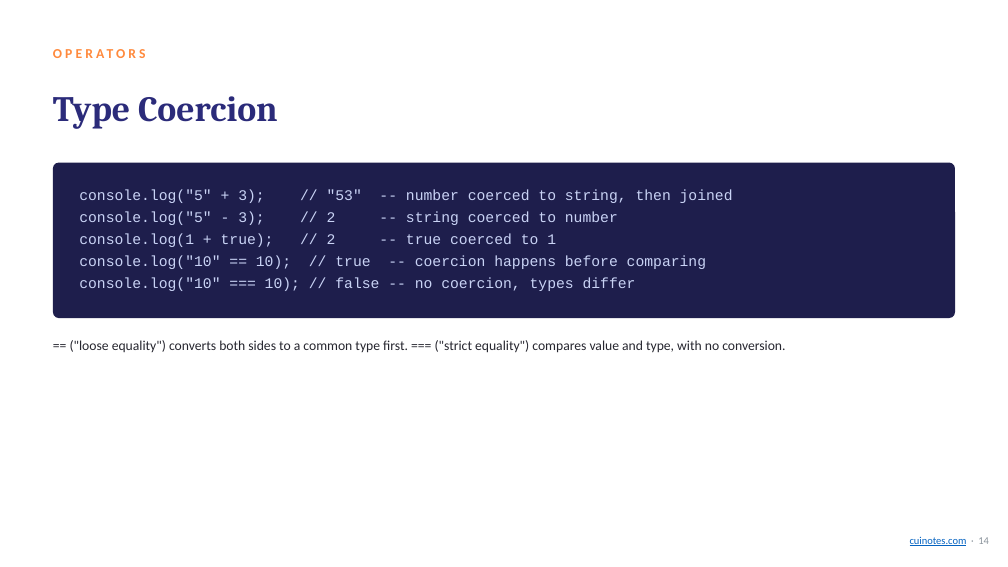
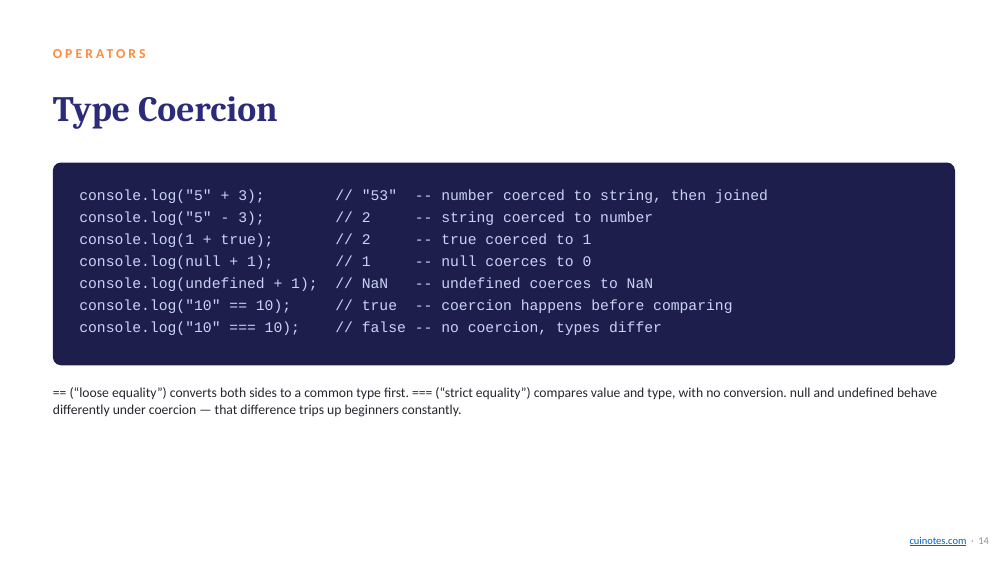
Before and after one commit to mua22/mern-web-book, a slide deck: slide 14 of slides/CSC336-Lecture-11-Core-JavaScript-ES6.pptx. Drawn at 1008x567 pixels with LibreOffice and Linux fonts; fonts in the diff are those of the drawing. Boxes give left, top, right and bottom in pixels: in the first picture for what was removed or moved away, otherwise in the second. Text is boxed around its words. In the diff, an @@ line names an element or a change of style, - is before the commit and + after.

```diff
--- a/slides/CSC336-Lecture-11-Core-JavaScript-ES6.pptx
+++ b/slides/CSC336-Lecture-11-Core-JavaScript-ES6.pptx
@@ rounded rectangle: place and size @@
-rounded rectangle at [53, 163, 955, 318]
+rounded rectangle at [53, 163, 955, 365]
@@ text at [79, 255, 653, 291]: paragraphs added @@
+console.log(null + 1); // 1 -- null coerces to 0
+console.log(undefined + 1); // NaN -- undefined coerces to NaN
@@ text at [53, 387, 937, 417]: text changed @@
-== ("loose equality") converts both sides to a common type first. === ("strict equality") compares value and type, with no conversion.
+== (“loose equality”) converts both sides to a common type first. === (“strict equality”) compares value and type, with no conversion. null and undefined behave differently under coercion — that difference trips up beginners constantly.
```
Also in this commit, not shown: 25 other slides changed, 2 slides added, 1 other file.
